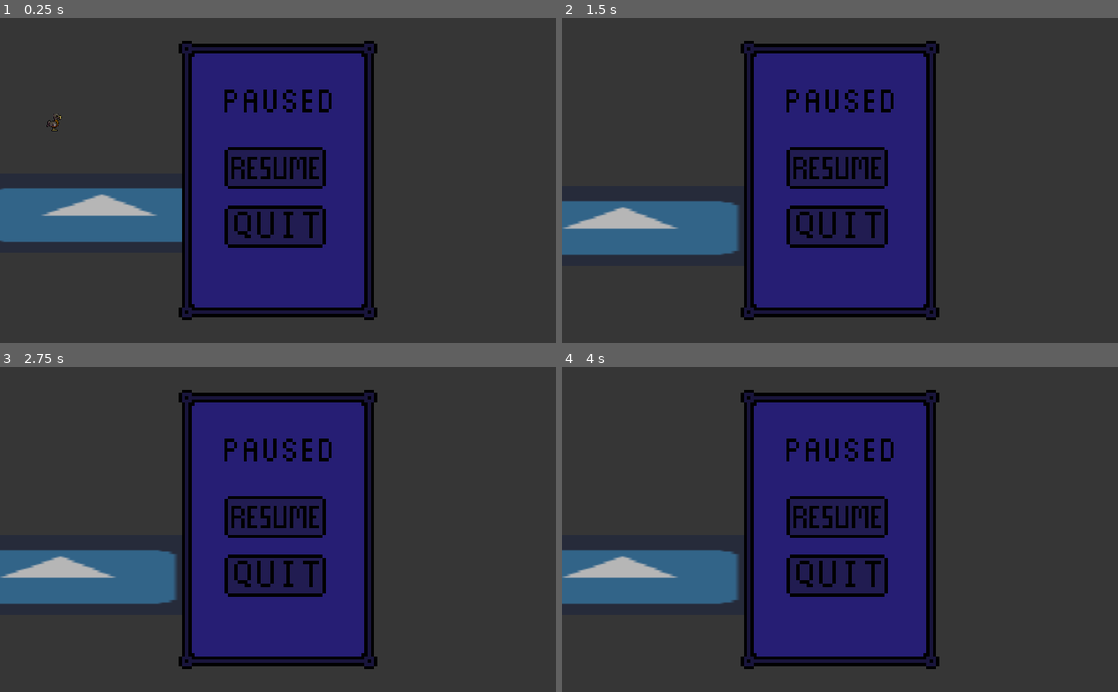
Above: before the commit, frames 1-4 (two rows, left to right).
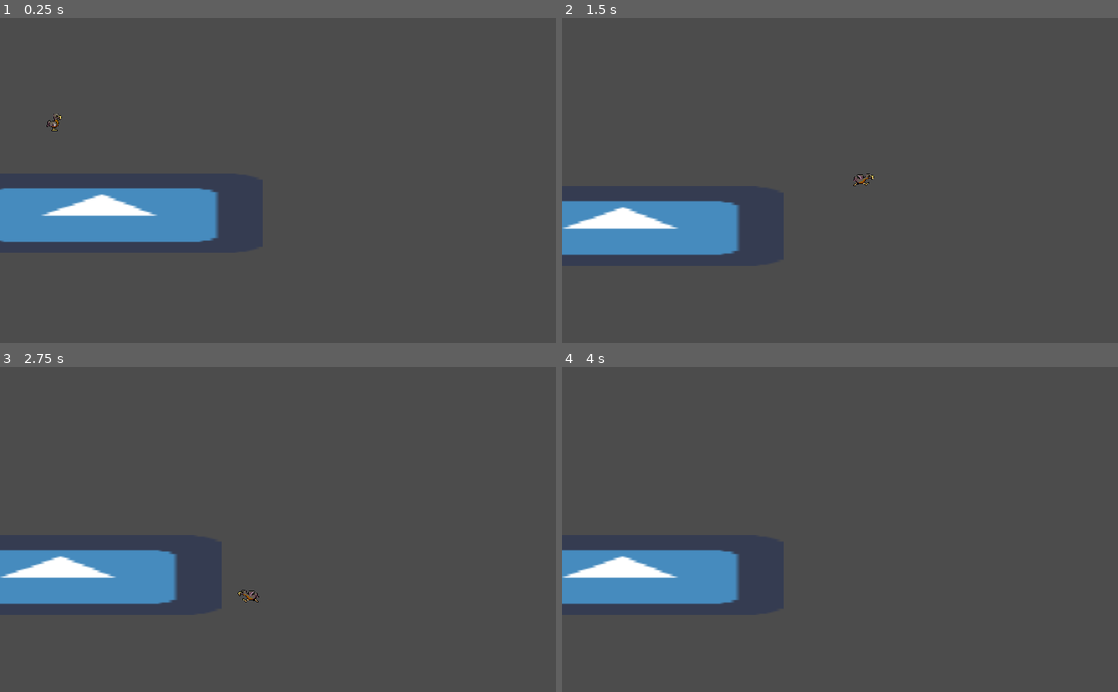
Above: after the commit, the same moments.

Repository: Struckdown/GDQ2021
Game: Godot game, scene res://MainLevel.tscn
Same seed, same stepped clock (60 frames per second), same inputs: the game is played once before the commit and once after it. The engine's default icon, where the game draws it, is replaced by a stand-in: a white triangle on a blue panel in a dark square.
Inputs:
- Up to frame 1 (0.25 s): no input
- Up to frame 2 (1.5 s): hold D (right) from 0.53 s (still down); tap Shift (dash) at 0.6, 1.35 s; tap Space (jump) at 0.77 s
- Up to frame 3 (2.75 s): tap Space (jump) at 1.52 s; release D (right) at 2.03 s; hold A (left) from 2.03 s (still down); tap Shift (dash) at 2.1 s
- Up to frame 4 (4 s): release A (left) at 2.78 s; hold D (right) from 2.78 s (still down); tap Shift (dash) at 2.85, 3.6 s; tap Space (jump) at 3.02, 3.77 s

The runs differ from the first frame. In frame 1, 35% of the frame differs, in the area x 0-68%, y 7-93%; in frame 2, 35%; in frame 3, 35%; in frame 4, 35%.

Commit message:
disable on load

Diff:
--- a/MainLevel.tscn
+++ b/MainLevel.tscn
@@ -32,6 +32,7 @@
 scale = Vector2( 9.41375, 2.29783 )
 texture = ExtResource( 2 )
 
-[node name="CanvasLayer" type="CanvasLayer" parent="."]
+[node name="Pause" type="CanvasLayer" parent="."]
 
-[node name="Pause Menu" parent="CanvasLayer" instance=ExtResource( 3 )]
+[node name="Pause Menu" parent="Pause" instance=ExtResource( 3 )]
+visible = false
